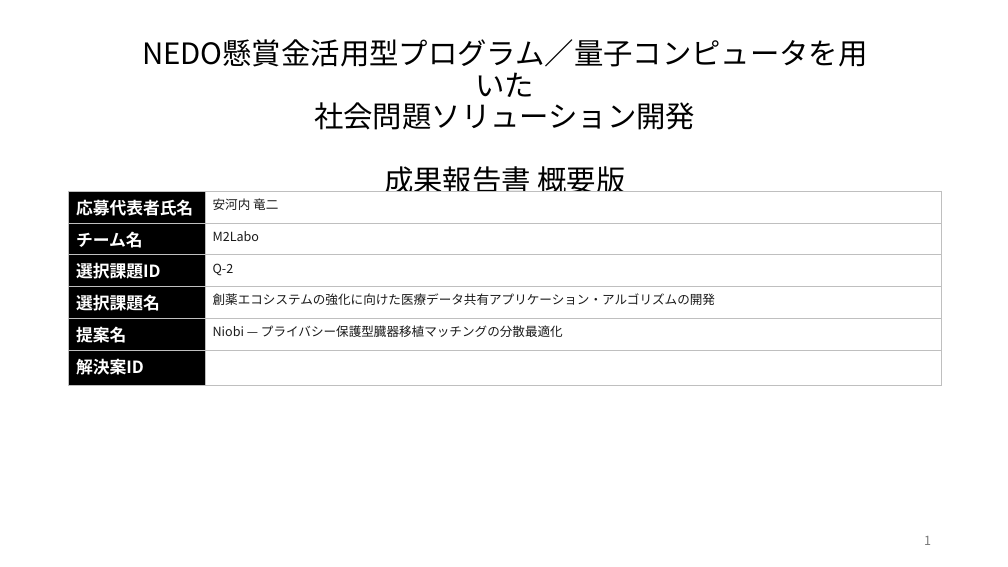
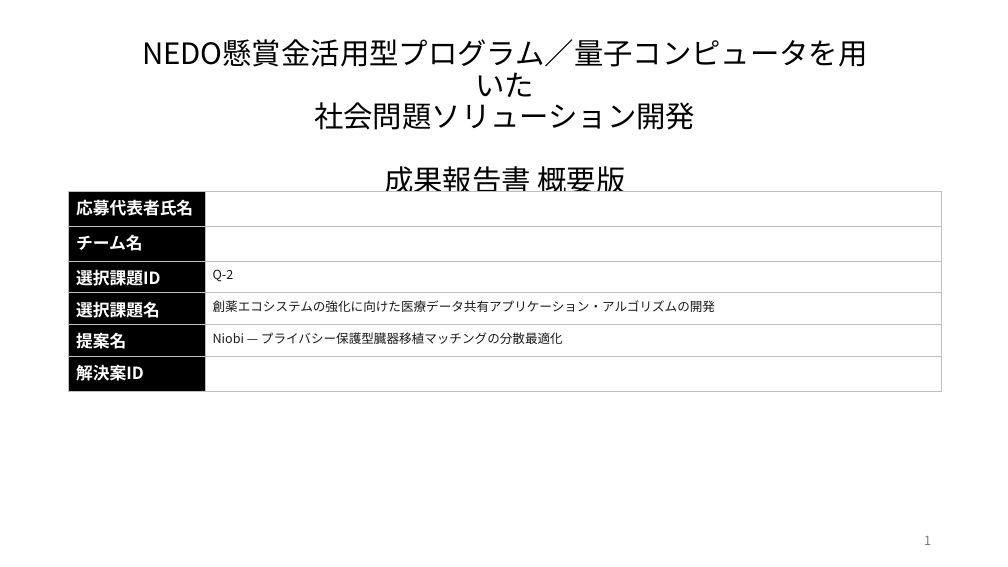
Before and after one commit to Ryujiyasu/niobi, a slide deck: slide 1 of docs/submission/summary_official.pptx. Drawn at 1008x567 pixels with LibreOffice and Linux fonts; fonts in the diff are those of the drawing. Boxes give left, top, right and bottom in pixels: in the first picture for what was removed or moved away, otherwise in the second. Text is boxed around its words. In the diff, an @@ line names an element or a change of style, - is before the commit and + after.

Commit message:
feat: 交換cycle-coverを量子有用性の主軸に据え直し＋提出物の匿名化
量子有用性の論証を実証ベースで再構築（Option B: 交換=量子軸, 多臓器=応用層）:
- 多臓器の救命数割当は分離可能（smart greedy = QUBO = 厳密最適）→ 量子優位なし（正直な負の結果）
- mRMR特徴選択QUBOは古典ベースラインに劣る（原因回収0-25% vs 38-75%）
- 交換cycle-cover（最大重み頂点素サイクル被覆）は真にNP困難:
  QUBOが貪欲に8/8勝・厳密最適に一致、差は規模で拡大（N=8 +1.5 → N=30 +3.8移植）

コード:
- exchange_chain.rs: enumerate_cycles / build・solve_cycle_cover_qubo / exact_cover /
  greedy_cover / generate_exchange_pool ＋ テスト3件（全53テスト通過）
- multi_organ.rs: 救命数メトリクス＋all-or-nothing QUBO＋分離可能性の検証関数
- 新ベンチ: exchange_qubo_bench, lives_saved_bench

報告書・概要版:
- report_draft.md §1/§2.2/§2.3/§4.2/§5.2/§6.1/§6.5 を書き換え。差別化を
  「問題の新しさ」ではなく「プライバシー保護下での最適化」に（先行研究: 量子のみ or
  プライバシーのみ、Niobiは両立）
- 概要版スライド更新（ベンチチャートを交換greedy-vs-QUBOに差し替え）
- official成果物を再生成、文書プロパティ作成者を空欄化、表紙の氏名は保持（規定OK）、
  本文・概要版は匿名化
- 旧版 _final 成果物を archive/ に隔離（誤提出防止）

```diff
--- a/docs/submission/summary_official.pptx
+++ b/docs/submission/summary_official.pptx
@@ table at (x1=69, y1=191, x2=942, y2=385) @@
-row 1, column 2: 安河内 竜二
+row 1, column 2: 
-row 2, column 2: M2Labo
+row 2, column 2: 
```
Also in this commit, not shown: 8 other slides changed, 15 other files.
